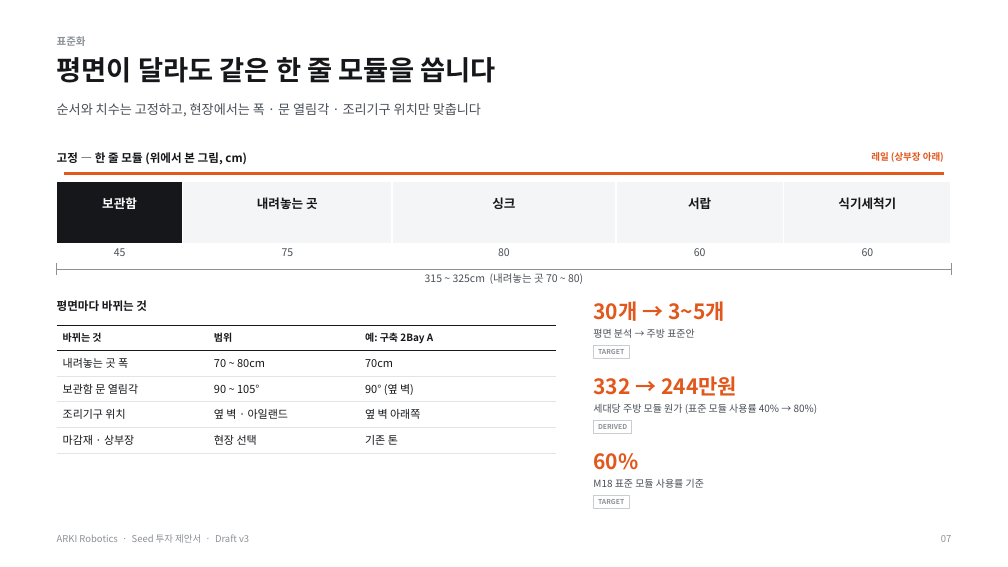
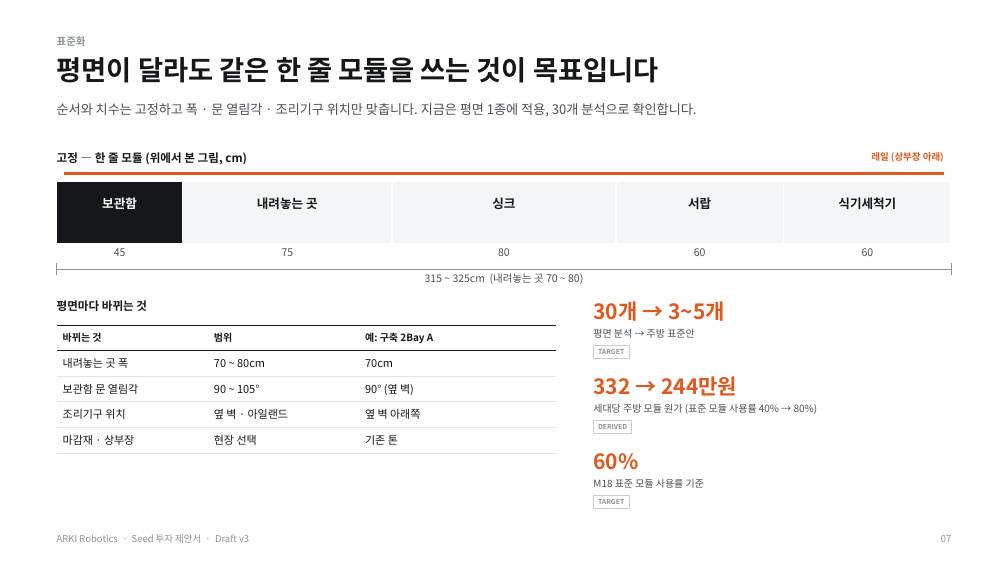
Before and after one commit to kimdonghyun2789-hash/D, a slide deck: slide 7 of ARKI/ARKI_Robotics_Seed_IR_Deck.pptx. Drawn at 1008x567 pixels with LibreOffice and Linux fonts; fonts in the diff are those of the drawing. Boxes give left, top, right and bottom in pixels: in the first picture for what was removed or moved away, otherwise in the second. Text is boxed around its words. In the diff, an @@ line names an element or a change of style, - is before the commit and + after.

```diff
--- a/ARKI/ARKI_Robotics_Seed_IR_Deck.pptx
+++ b/ARKI/ARKI_Robotics_Seed_IR_Deck.pptx
@@ text at [57,57,659,83]: text changed @@
-평면이 달라도 같은 한 줄 모듈을 씁니다
+평면이 달라도 같은 한 줄 모듈을 쓰는 것이 목표입니다
@@ text at [57,103,697,116]: text changed @@
-순서와 치수는 고정하고, 현장에서는 폭 · 문 열림각 · 조리기구 위치만 맞춥니다
+순서와 치수는 고정하고 폭 · 문 열림각 · 조리기구 위치만 맞춥니다. 지금은 평면 1종에 적용, 30개 분석으로 확인합니다.
```
Also in this commit, not shown: 12 other slides changed, 11 other files.
